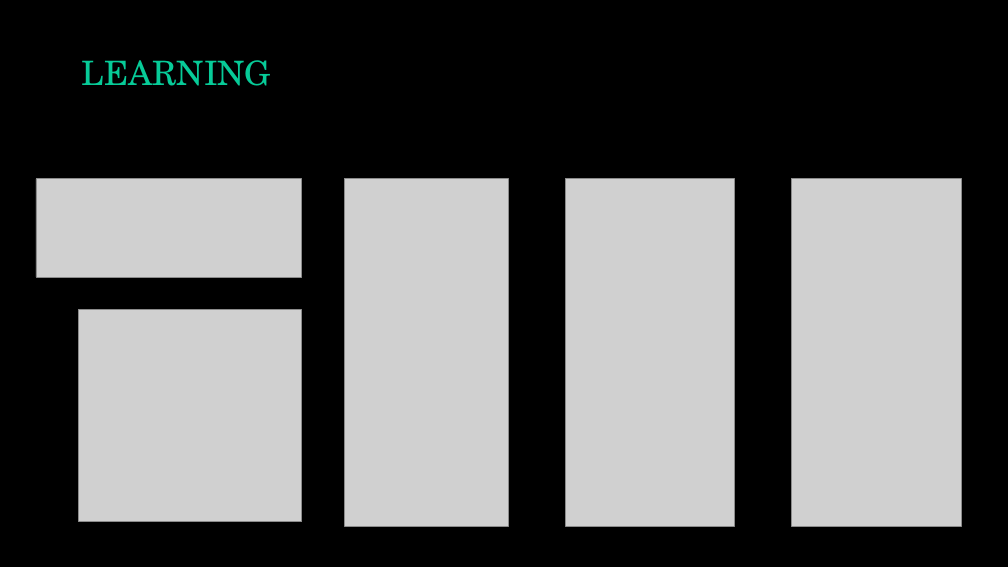
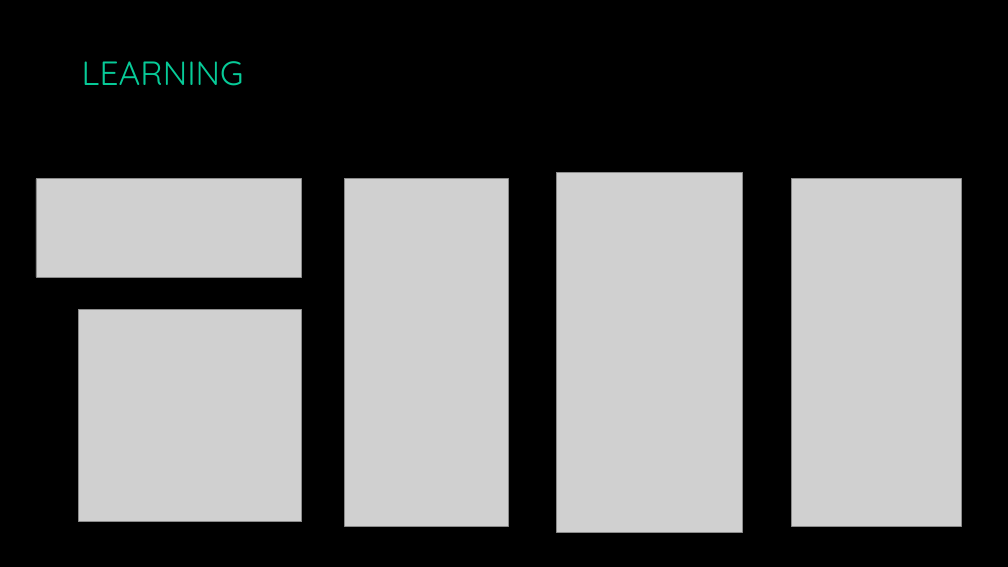
Before and after one commit to Sheronne/Projet-Web, a slide deck: slide 5 of Projet_Website_VueJS.pptx. Drawn at 1008x567 pixels with LibreOffice and Linux fonts; fonts in the diff are those of the drawing; grey boxes stand for pictures. Boxes give left, top, right and bottom in pixels: in the first picture for what was removed or moved away, otherwise in the second. Text is boxed around its words. In the diff, an @@ line names an element or a change of style, - is before the commit and + after.

```diff
--- a/Projet_Website_VueJS.pptx
+++ b/Projet_Website_VueJS.pptx
@@ title "LEARNING" at box(82, 61, 244, 86): font TeX Gyre Schola to Quicksand @@
@@ picture: place and size @@
-picture at box(566, 178, 734, 526)
+picture at box(557, 172, 743, 532)
```
Also in this commit, not shown: 12 other slides changed.
